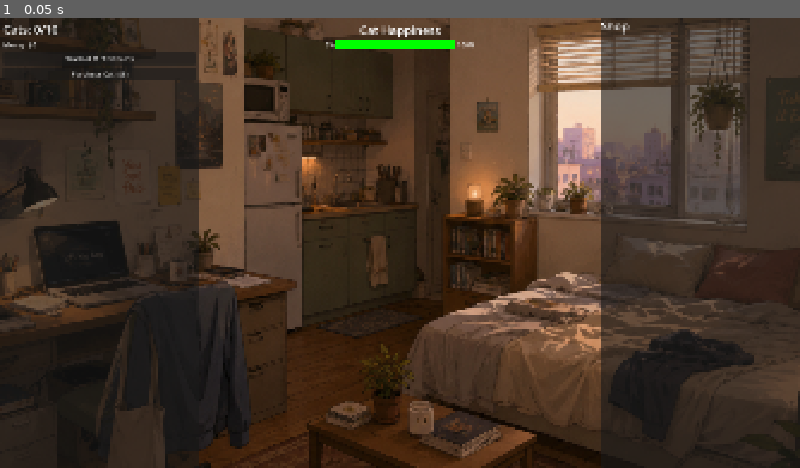
Above: before the commit, frame 1.
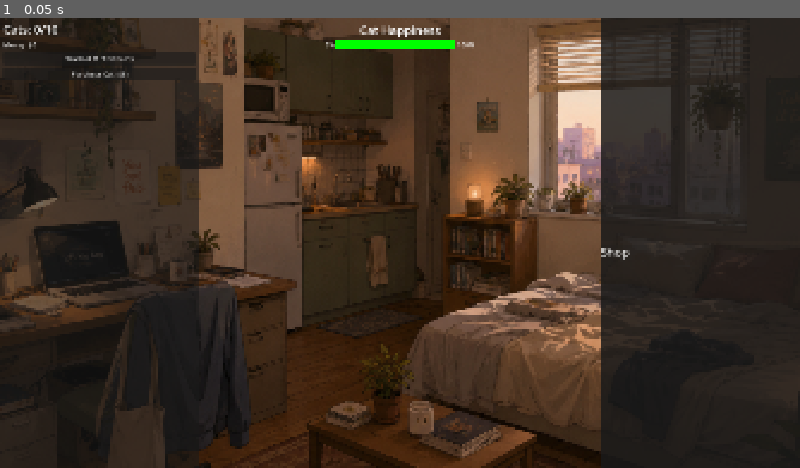
Above: after the commit, the same moment.

Repository: jaggasaurus-rex/cat-idler
Game: Godot game, scene res://scenes/Main.tscn
Same seed, same stepped clock (60 frames per second), same inputs: the game is played once before the commit and once after it.
Inputs:
- Up to frame 1 (0.05 s): no input

The runs differ from the first frame. In frame 1, 11% of the frame differs, in the area x 75-100%, y 0-88%.

Commit message:
Split right panel into Research (top) and Shop (bottom) sub-panels
Mirrors Spaceplan layout: two equal-height PanelContainers stacked in
RightVBox, each with its own ScrollContainer. ResearchSubPanel holds
CenterColumn (hidden until first housing upgrade); ShopSubPanel holds
ShopPanel with ShopScroll wrapping ShopList. ShopScroll is now valid
because its parent has bounded height, avoiding the zero-collapse bug.

Co-Authored-By: Claude Sonnet 4.6 <noreply@anthropic.com>

Diff:
--- a/scenes/Main.tscn
+++ b/scenes/Main.tscn
@@ -146,104 +146,123 @@
 size_flags_horizontal = 3
 size_flags_stretch_ratio = 1.0
 
-[node name="RightScroll" type="ScrollContainer" parent="PanelLayout/RightPanel" unique_id=500000007]
-layout_mode = 2
+[node name="RightVBox" type="VBoxContainer" parent="PanelLayout/RightPanel" unique_id=500000008]
+layout_mode = 2
+size_flags_horizontal = 3
 size_flags_vertical = 3
 
-[node name="RightVBox" type="VBoxContainer" parent="PanelLayout/RightPanel/RightScroll" unique_id=500000008]
-layout_mode = 2
-size_flags_horizontal = 3
+[node name="ResearchSubPanel" type="PanelContainer" parent="PanelLayout/RightPanel/RightVBox" unique_id=500000009]
+layout_mode = 2
+size_flags_vertical = 3
+
+[node name="CenterColumn" type="VBoxContainer" parent="PanelLayout/RightPanel/RightVBox/ResearchSubPanel" unique_id=400000600]
+unique_name_in_owner = true
+visible = false
+layout_mode = 2
+size_flags_horizontal = 3
+size_flags_vertical = 3
 theme_override_constants/separation = 8
 
-[node name="ShopPanel" type="VBoxContainer" parent="PanelLayout/RightPanel/RightScroll/RightVBox" unique_id=210934857]
-unique_name_in_owner = true
-layout_mode = 2
+[node name="ResearchTitle" type="Label" parent="PanelLayout/RightPanel/RightVBox/ResearchSubPanel/CenterColumn" unique_id=400000601]
+layout_mode = 2
+text = "Research"
+
+[node name="ResearchActiveLabel" type="Label" parent="PanelLayout/RightPanel/RightVBox/ResearchSubPanel/CenterColumn" unique_id=400000602]
+unique_name_in_owner = true
+layout_mode = 2
+text = "No Active Research"
+
+[node name="ResearchProgressBar" type="ProgressBar" parent="PanelLayout/RightPanel/RightVBox/ResearchSubPanel/CenterColumn" unique_id=400000603]
+unique_name_in_owner = true
+layout_mode = 2
+size_flags_horizontal = 3
+max_value = 1.0
+show_percentage = false
+
+[node name="ResearchSlider" type="HSlider" parent="PanelLayout/RightPanel/RightVBox/ResearchSubPanel/CenterColumn" unique_id=400000604]
+unique_name_in_owner = true
+layout_mode = 2
+size_flags_horizontal = 3
+max_value = 1.0
+step = 0.01
+
+[node name="SliderLabels" type="HBoxContainer" parent="PanelLayout/RightPanel/RightVBox/ResearchSubPanel/CenterColumn" unique_id=400000605]
+layout_mode = 2
+
+[node name="OnlyPawsHint" type="Label" parent="PanelLayout/RightPanel/RightVBox/ResearchSubPanel/CenterColumn/SliderLabels" unique_id=400000606]
+layout_mode = 2
+size_flags_horizontal = 3
+text = "OnlyPaws"
+
+[node name="ResearchHint" type="Label" parent="PanelLayout/RightPanel/RightVBox/ResearchSubPanel/CenterColumn/SliderLabels" unique_id=400000607]
+layout_mode = 2
+size_flags_horizontal = 3
+text = "Research"
+horizontal_alignment = 2
+
+[node name="ResearchCatsLabel" type="Label" parent="PanelLayout/RightPanel/RightVBox/ResearchSubPanel/CenterColumn" unique_id=400000608]
+unique_name_in_owner = true
+layout_mode = 2
+text = "Cats researching: 0"
+
+[node name="ResearchScroll" type="ScrollContainer" parent="PanelLayout/RightPanel/RightVBox/ResearchSubPanel/CenterColumn" unique_id=500000010]
+layout_mode = 2
+size_flags_horizontal = 3
+size_flags_vertical = 3
+
+[node name="ResearchItemList" type="VBoxContainer" parent="PanelLayout/RightPanel/RightVBox/ResearchSubPanel/CenterColumn/ResearchScroll" unique_id=400000609]
+unique_name_in_owner = true
+layout_mode = 2
+size_flags_horizontal = 3
+theme_override_constants/separation = 4
+
+[node name="ShopSubPanel" type="PanelContainer" parent="PanelLayout/RightPanel/RightVBox" unique_id=500000011]
+layout_mode = 2
+size_flags_vertical = 3
+
+[node name="ShopPanel" type="VBoxContainer" parent="PanelLayout/RightPanel/RightVBox/ShopSubPanel" unique_id=210934857]
+unique_name_in_owner = true
+layout_mode = 2
+size_flags_horizontal = 3
+size_flags_vertical = 3
 theme_override_constants/separation = 8
 
-[node name="ShopLabel" type="Label" parent="PanelLayout/RightPanel/RightScroll/RightVBox/ShopPanel" unique_id=304719283]
+[node name="ShopLabel" type="Label" parent="PanelLayout/RightPanel/RightVBox/ShopSubPanel/ShopPanel" unique_id=304719283]
 unique_name_in_owner = true
 layout_mode = 2
 text = "Shop"
 
-[node name="ShopList" type="VBoxContainer" parent="PanelLayout/RightPanel/RightScroll/RightVBox/ShopPanel" unique_id=400000401]
+[node name="ShopScroll" type="ScrollContainer" parent="PanelLayout/RightPanel/RightVBox/ShopSubPanel/ShopPanel" unique_id=400000400]
+layout_mode = 2
+size_flags_horizontal = 3
+size_flags_vertical = 3
+
+[node name="ShopList" type="VBoxContainer" parent="PanelLayout/RightPanel/RightVBox/ShopSubPanel/ShopPanel/ShopScroll" unique_id=400000401]
 unique_name_in_owner = true
 layout_mode = 2
 size_flags_horizontal = 3
 theme_override_constants/separation = 8
 
-[node name="HousingButton" type="Button" parent="PanelLayout/RightPanel/RightScroll/RightVBox/ShopPanel/ShopList" unique_id=400000402]
+[node name="HousingButton" type="Button" parent="PanelLayout/RightPanel/RightVBox/ShopSubPanel/ShopPanel/ShopScroll/ShopList" unique_id=400000402]
 unique_name_in_owner = true
 visible = false
 layout_mode = 2
 text = "Cozy Apartment
 $0"
 
-[node name="AutoFeederButton" type="Button" parent="PanelLayout/RightPanel/RightScroll/RightVBox/ShopPanel/ShopList" unique_id=400000403]
+[node name="AutoFeederButton" type="Button" parent="PanelLayout/RightPanel/RightVBox/ShopSubPanel/ShopPanel/ShopScroll/ShopList" unique_id=400000403]
 unique_name_in_owner = true
 visible = false
 layout_mode = 2
 text = "Auto-Feeder
 $20,000"
 
-[node name="BotManagerShopButton" type="Button" parent="PanelLayout/RightPanel/RightScroll/RightVBox/ShopPanel/ShopList" unique_id=400000404]
+[node name="BotManagerShopButton" type="Button" parent="PanelLayout/RightPanel/RightVBox/ShopSubPanel/ShopPanel/ShopScroll/ShopList" unique_id=400000404]
 unique_name_in_owner = true
 visible = false
 layout_mode = 2
 text = "Manager-Bot Manager
 $40,000"
-
-[node name="CenterColumn" type="VBoxContainer" parent="PanelLayout/RightPanel/RightScroll/RightVBox" unique_id=400000600]
-unique_name_in_owner = true
-visible = false
-layout_mode = 2
-theme_override_constants/separation = 8
-
-[node name="ResearchTitle" type="Label" parent="PanelLayout/RightPanel/RightScroll/RightVBox/CenterColumn" unique_id=400000601]
-layout_mode = 2
-text = "Research"
-
-[node name="ResearchActiveLabel" type="Label" parent="PanelLayout/RightPanel/RightScroll/RightVBox/CenterColumn" unique_id=400000602]
-unique_name_in_owner = true
-layout_mode = 2
-text = "No Active Research"
-
-[node name="ResearchProgressBar" type="ProgressBar" parent="PanelLayout/RightPanel/RightScroll/RightVBox/CenterColumn" unique_id=400000603]
-unique_name_in_owner = true
-layout_mode = 2
-size_flags_horizontal = 3
-max_value = 1.0
-show_percentage = false
-
-[node name="ResearchSlider" type="HSlider" parent="PanelLayout/RightPanel/RightScroll/RightVBox/CenterColumn" unique_id=400000604]
-unique_name_in_owner = true
-layout_mode = 2
-size_flags_horizontal = 3
-max_value = 1.0
-step = 0.01
-
-[node name="SliderLabels" type="HBoxContainer" parent="PanelLayout/RightPanel/RightScroll/RightVBox/CenterColumn" unique_id=400000605]
-layout_mode = 2
-
-[node name="OnlyPawsHint" type="Label" parent="PanelLayout/RightPanel/RightScroll/RightVBox/CenterColumn/SliderLabels" unique_id=400000606]
-layout_mode = 2
-size_flags_horizontal = 3
-text = "OnlyPaws"
-
-[node name="ResearchHint" type="Label" parent="PanelLayout/RightPanel/RightScroll/RightVBox/CenterColumn/SliderLabels" unique_id=400000607]
-layout_mode = 2
-size_flags_horizontal = 3
-text = "Research"
-horizontal_alignment = 2
-
-[node name="ResearchCatsLabel" type="Label" parent="PanelLayout/RightPanel/RightScroll/RightVBox/CenterColumn" unique_id=400000608]
-unique_name_in_owner = true
-layout_mode = 2
-text = "Cats researching: 0"
-
-[node name="ResearchItemList" type="VBoxContainer" parent="PanelLayout/RightPanel/RightScroll/RightVBox/CenterColumn" unique_id=400000609]
-unique_name_in_owner = true
-layout_mode = 2
-theme_override_constants/separation = 4
 
 [node name="HappinessBarContainer" type="VBoxContainer" parent="." unique_id=400000050]
 unique_name_in_owner = true
@@ -773,10 +792,10 @@
 [connection signal="pressed" from="PanelLayout/LeftPanel/MarginContainer/LeftVBox/ManagerBotButton" to="." method="_on_manager_bot_button_pressed"]
 [connection signal="pressed" from="PanelLayout/LeftPanel/MarginContainer/LeftVBox/MegaManagerBotButton" to="." method="_on_mega_manager_bot_button_pressed"]
 [connection signal="pressed" from="PanelLayout/LeftPanel/MarginContainer/LeftVBox/BuyTokensButton" to="." method="_on_buy_token_x1_button_pressed"]
-[connection signal="pressed" from="PanelLayout/RightPanel/RightScroll/RightVBox/ShopPanel/ShopList/HousingButton" to="." method="_on_buy_housing_button_pressed"]
-[connection signal="pressed" from="PanelLayout/RightPanel/RightScroll/RightVBox/ShopPanel/ShopList/AutoFeederButton" to="." method="_on_buy_auto_feeder_button_pressed"]
-[connection signal="pressed" from="PanelLayout/RightPanel/RightScroll/RightVBox/ShopPanel/ShopList/BotManagerShopButton" to="." method="_on_buy_bot_manager_button_pressed"]
-[connection signal="value_changed" from="PanelLayout/RightPanel/RightScroll/RightVBox/CenterColumn/ResearchSlider" to="." method="_on_research_slider_value_changed"]
+[connection signal="pressed" from="PanelLayout/RightPanel/RightVBox/ShopSubPanel/ShopPanel/ShopScroll/ShopList/HousingButton" to="." method="_on_buy_housing_button_pressed"]
+[connection signal="pressed" from="PanelLayout/RightPanel/RightVBox/ShopSubPanel/ShopPanel/ShopScroll/ShopList/AutoFeederButton" to="." method="_on_buy_auto_feeder_button_pressed"]
+[connection signal="pressed" from="PanelLayout/RightPanel/RightVBox/ShopSubPanel/ShopPanel/ShopScroll/ShopList/BotManagerShopButton" to="." method="_on_buy_bot_manager_button_pressed"]
+[connection signal="value_changed" from="PanelLayout/RightPanel/RightVBox/ResearchSubPanel/CenterColumn/ResearchSlider" to="." method="_on_research_slider_value_changed"]
 [connection signal="pressed" from="OnlyPawsPopup/DialogPanel/VBoxContainer/OKButton" to="." method="_on_only_paws_popup_ok_pressed"]
 [connection signal="pressed" from="HappinessCrampedPopup/DialogPanel/VBoxContainer/OKButton" to="." method="_on_happiness_cramped_popup_ok_pressed"]
 [connection signal="pressed" from="HappinessRiotPopup/DialogPanel/VBoxContainer/OKButton" to="." method="_on_happiness_riot_popup_ok_pressed"]
